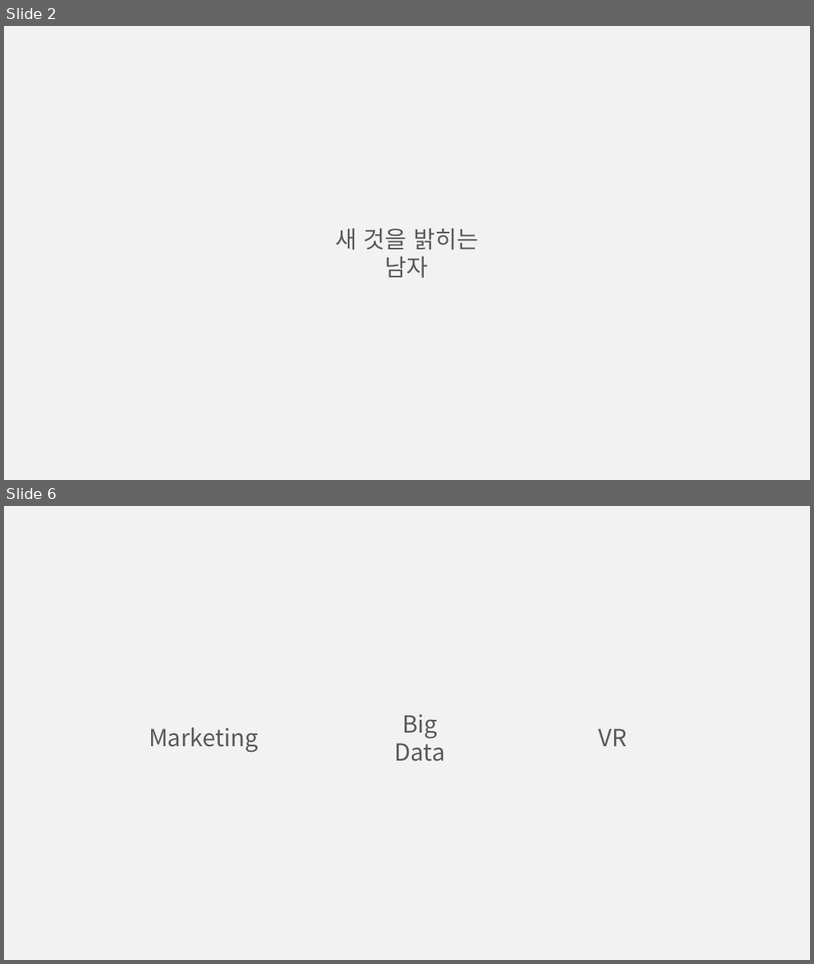
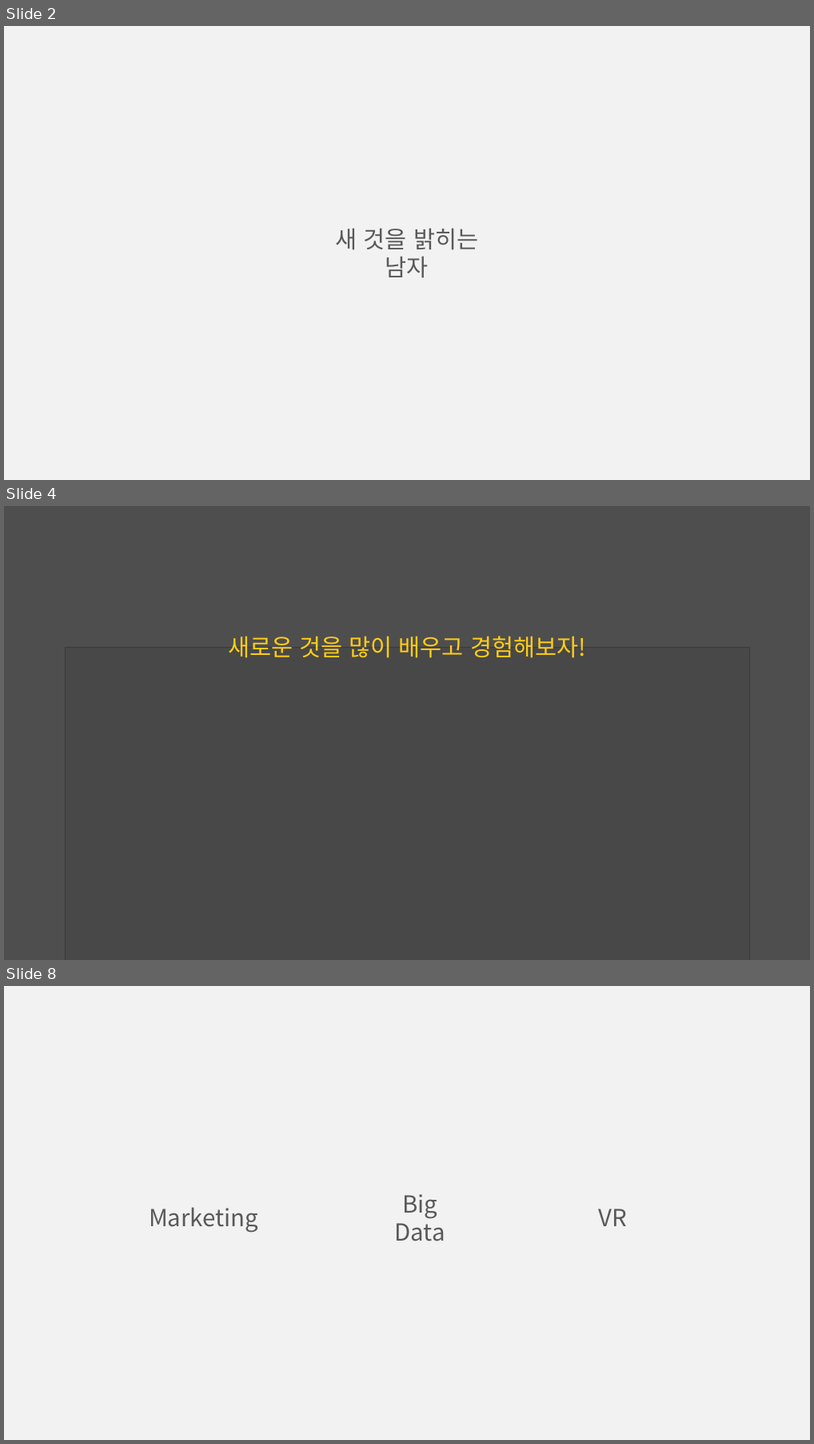
Before and after one commit to BAChan31/Job, a slide deck: 자소서/마이다스아이티/백승찬_PT자료.pptx. Shown one above the other, each under a label of ours: slides 2 and 6 before the commit, slides 2, 4 and 8 after it; the slides between them are not shown. The pictures are 814x964 and 814x1444 pixels, drawn with LibreOffice and Linux fonts; fonts in the diff are those of the drawing; grey boxes stand for pictures. Boxes give left, top, right and bottom in pixels: in the first picture for what was removed or moved away, otherwise in the second. Text is boxed around its words. In the diff, an @@ line names an element or a change of style, - is before the commit and + after.

```diff
--- a/자소서/마이다스아이티/백승찬_PT자료.pptx
+++ b/자소서/마이다스아이티/백승찬_PT자료.pptx
@@ slide 4 added at (4,506,810,960), background #F2F2F2 @@
@@ rectangle added at (4,506,810,960), fill #262626 at 80% opacity @@
@@ picture added at (65,647,750,960) @@
@@ text added at (228,636,586,658), 28 pt, text #FFCD15 @@
+새로운 것을 많이 배우고 경험해보자!
@@ what was slide 6 is now slide 8 @@
```
Also in this commit, not shown: 5 other slides added, 4 slides removed.
